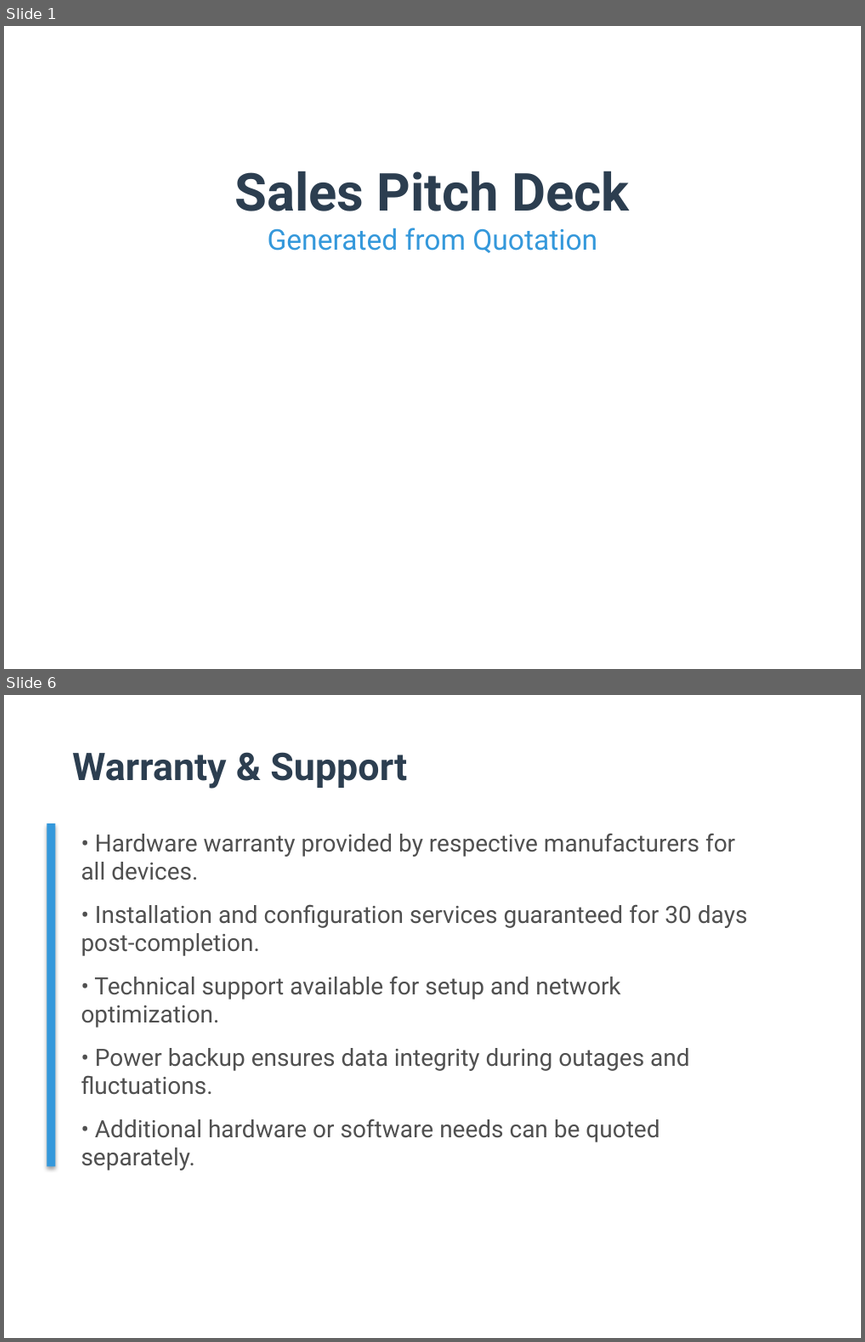
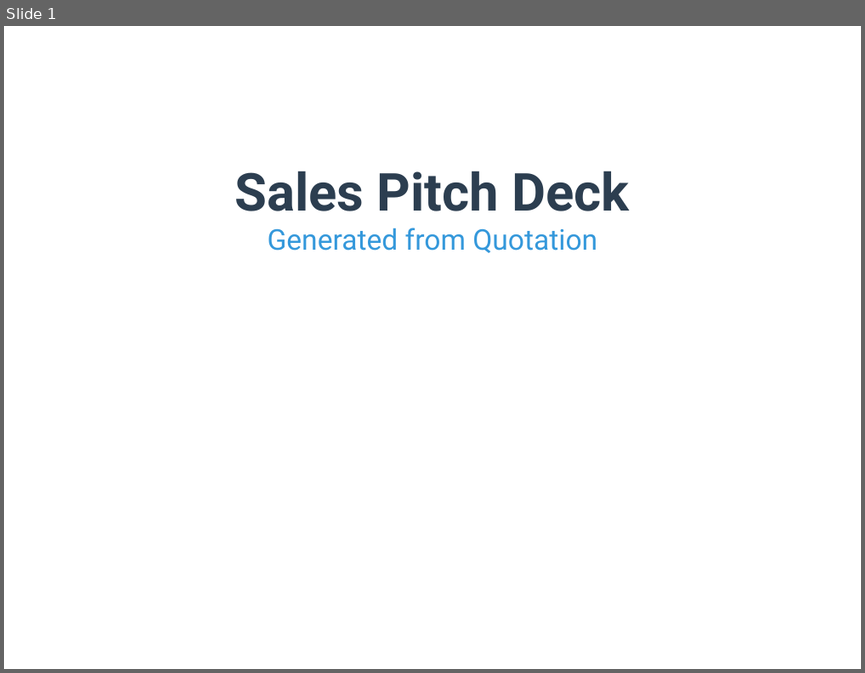
Before and after one commit to TejasGupta-27/b2b-sales-backend, a slide deck: Data/pitch_decks/pitch_deck_001.pptx. Shown one above the other, each under a label of ours: slides 1 and 6 before the commit, slide 1 after it; the slides between them are not shown. The pictures are 865x1342 and 865x673 pixels, drawn with LibreOffice and Linux fonts; fonts in the diff are those of the drawing. Boxes give left, top, right and bottom in pixels: in the first picture for what was removed or moved away, otherwise in the second. Text is boxed around its words. In the diff, an @@ line names an element or a change of style, - is before the commit and + after.

```diff
--- a/Data/pitch_decks/pitch_deck_001.pptx
+++ b/Data/pitch_decks/pitch_deck_001.pptx
@@ slide 6 removed at (4,695,861,1338), background #FFFFFF @@
@@ text removed at (72,752,407,789) @@
-Warranty & Support
@@ rectangle removed at (46,823,55,1166) @@
@@ text removed at (81,833,748,1170) @@
-• Hardware warranty provided by respective manufacturers for all devices.
-• Installation and configuration services guaranteed for 30 days post-completion.
-• Technical support available for setup and network optimization.
-• Power backup ensures data integrity during outages and fluctuations.
-• Additional hardware or software needs can be quoted separately.
```
Also in this commit, not shown: 1 slide changed, 8 slides added, 7 other slides removed, 13 other files.
